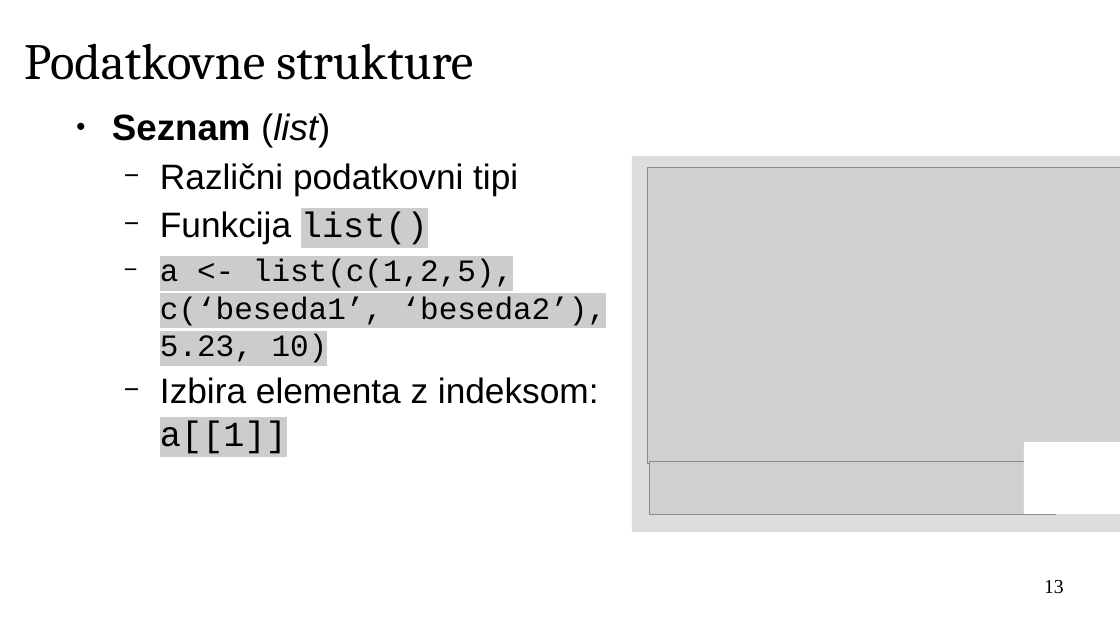
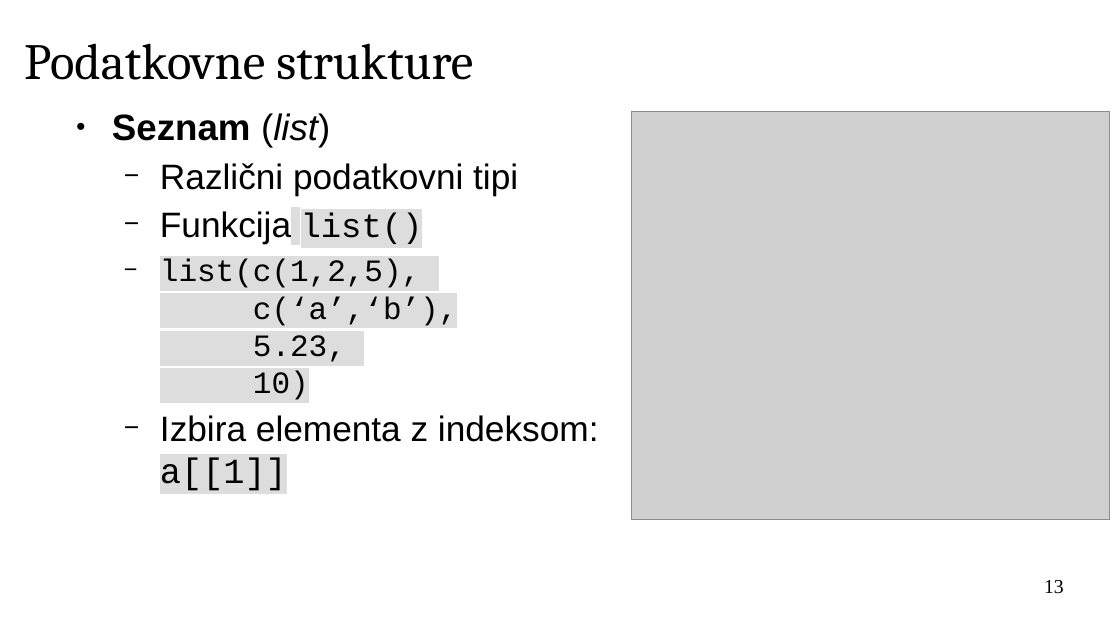
Before and after one commit to janaobsteter/R_tecaj, a slide deck: slide 13 of IT_Rtecaj.odp. Drawn at 1120x630 pixels with LibreOffice and Linux fonts; fonts in the diff are those of the drawing; grey boxes stand for pictures; background and template pictures are left out. Boxes give left, top, right and bottom in pixels: in the first picture for what was removed or moved away, otherwise in the second. Text is boxed around its words. In the diff, an @@ line names an element or a change of style, - is before the commit and + after.

```diff
--- a/IT_Rtecaj.odp
+++ b/IT_Rtecaj.odp
@@ picture resized from (x1=648, y1=168, x2=1120, y2=463) to (x1=632, y1=112, x2=1110, y2=520) @@
@@ rectangle removed at (x1=632, y1=157, x2=1120, y2=533) @@
@@ text at (x1=160, y1=211, x2=599, y2=491): size 25 to 24 pt in "list()"; highlight #CCCCCC to #DDDDDD in "list()", "a[[1]]" @@
@@ text at (x1=160, y1=259, x2=458, y2=400): text changed @@
-  − a <- list(c(1,2,5), c(‘beseda1’, ‘beseda2’), 5.23, 10)
+  − list(c(1,2,5),
+    c(‘a’,‘b’),
+    5.23,
+    10)
@@ rectangle removed at (x1=1024, y1=442, x2=1120, y2=514) @@
@@ picture removed at (x1=649, y1=462, x2=1056, y2=514) @@
```
Also in this commit, not shown: 19 other slides changed, 14 slides added, 1 other file.
